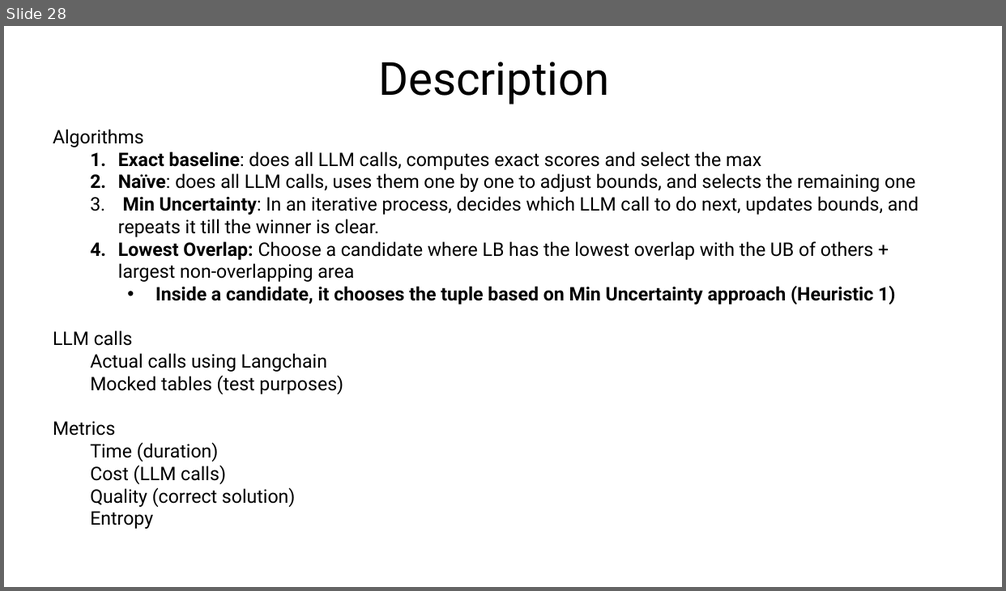
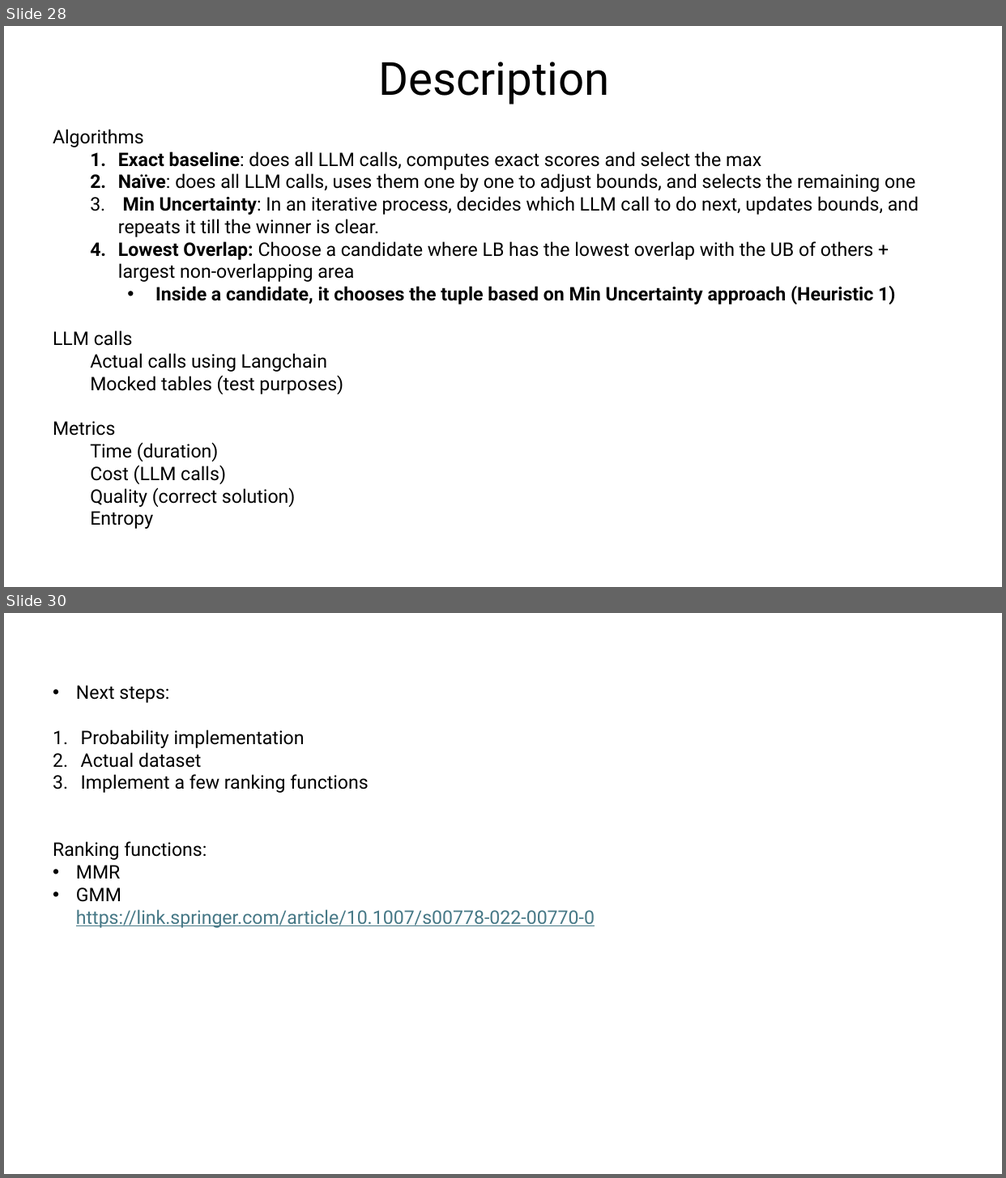
Before and after one commit to sohrabnamazinia/Personalized-Top-K-Set-Queries, a slide deck: rankingwithLLM.pptx. Shown one above the other, each under a label of ours: slide 28 before the commit, slides 28 and 30 after it; the slides between them are not shown. The pictures are 1006x591 and 1006x1178 pixels, drawn with LibreOffice and Linux fonts; fonts in the diff are those of the drawing; grey boxes stand for pictures. Boxes give left, top, right and bottom in pixels: in the first picture for what was removed or moved away, otherwise in the second. Text is boxed around its words. In the diff, an @@ line names an element or a change of style, - is before the commit and + after.

```diff
--- a/rankingwithLLM.pptx
+++ b/rankingwithLLM.pptx
@@ slide 30 added at box(4, 613, 1002, 1174), background #FFFFFF @@
@@ text added at box(53, 685, 594, 928), 18 pt, text #000000 @@
+• Next steps:
+1. Probability implementation
+2. Actual dataset
+3. Implement a few ranking functions
+Ranking functions:
+• MMR
+• GMM
+  https://link.springer.com/article/10.1007/s00778-022-00770-0
```
Also in this commit, not shown: 1 slide changed.
